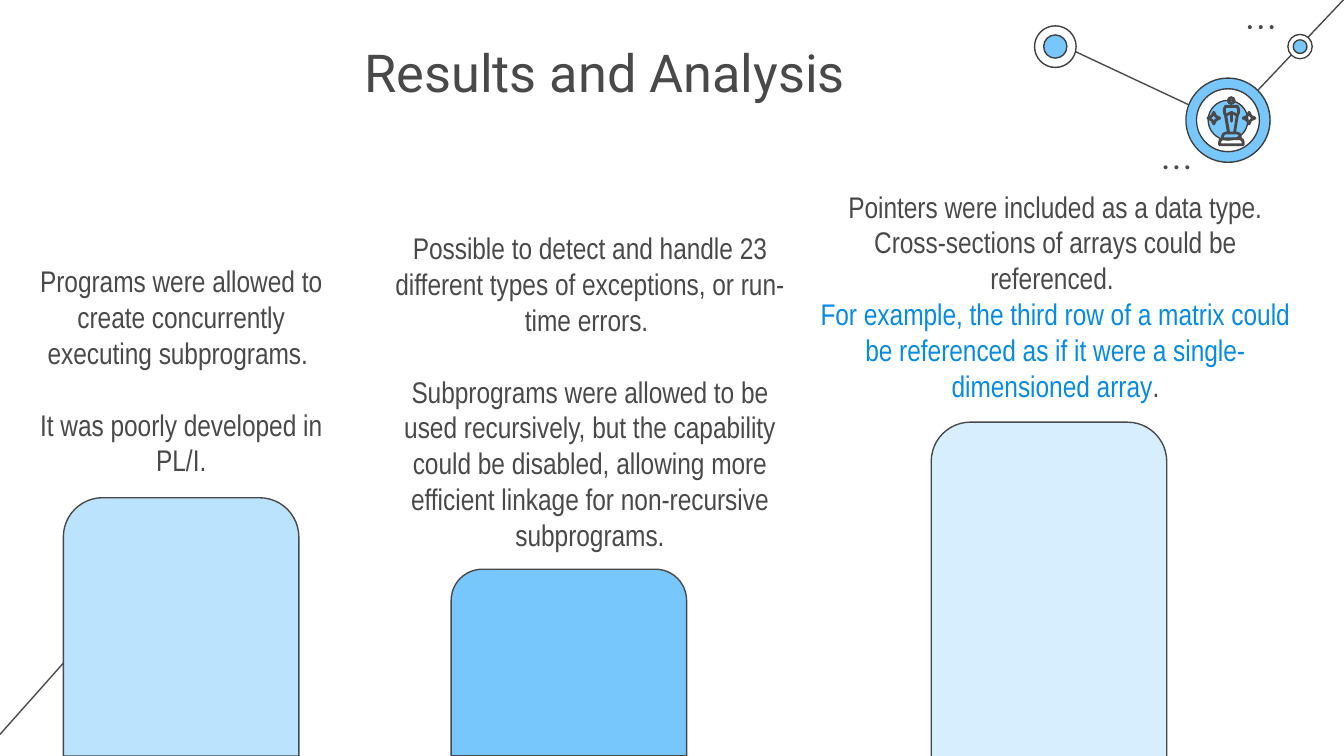
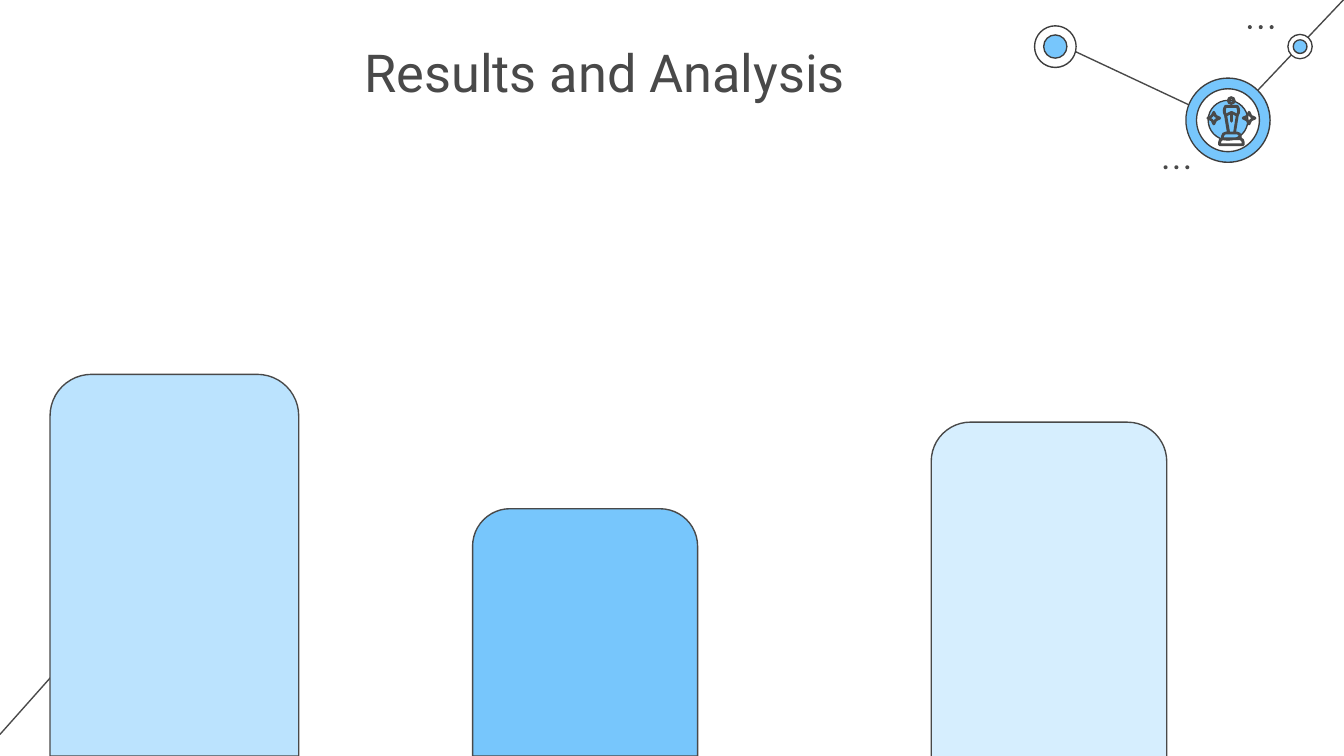
Before and after one commit to NAyeshaKhan/Heart-Disease-Prediction, a slide deck: slide 13 of Heart Disease Prediction System.pptx (slide 12 before the commit). Drawn at 1344x756 pixels with LibreOffice and Linux fonts; fonts in the diff are those of the drawing. Boxes give left, top, right and bottom in pixels: in the first picture for what was removed or moved away, otherwise in the second. Text is boxed around its words. In the diff, an @@ line names an element or a change of style, - is before the commit and + after.

```diff
--- a/Heart Disease Prediction System.pptx
+++ b/Heart Disease Prediction System.pptx
@@ subtitle removed at box(821, 196, 1289, 403) @@
-Pointers were included as a data type.
-Cross-sections of arrays could be referenced.
-For example, the third row of a matrix could be referenced as if it were a single-dimensioned array.
@@ subtitle removed at box(395, 237, 784, 552) @@
-Possible to detect and handle 23 different types of exceptions, or run-time errors.
-Subprograms were allowed to be used recursively, but the capability could be disabled, allowing more efficient linkage for non-recursive subprograms.
@@ subtitle removed at box(40, 270, 322, 472) @@
-Programs were allowed to create concurrently executing subprograms.
-It was poorly developed in PL/I.
@@ round same rect: place and size @@
-round same rect at box(63, 497, 298, 755)
+round same rect at box(50, 375, 298, 756)
@@ round same rect: place and size @@
-round same rect at box(452, 570, 687, 756)
+round same rect at box(473, 509, 698, 756)
@@ freeform shape removed at box(63, 616, 106, 659) @@
```
Also in this commit, not shown: 3 other slides changed, 1 slide added.
